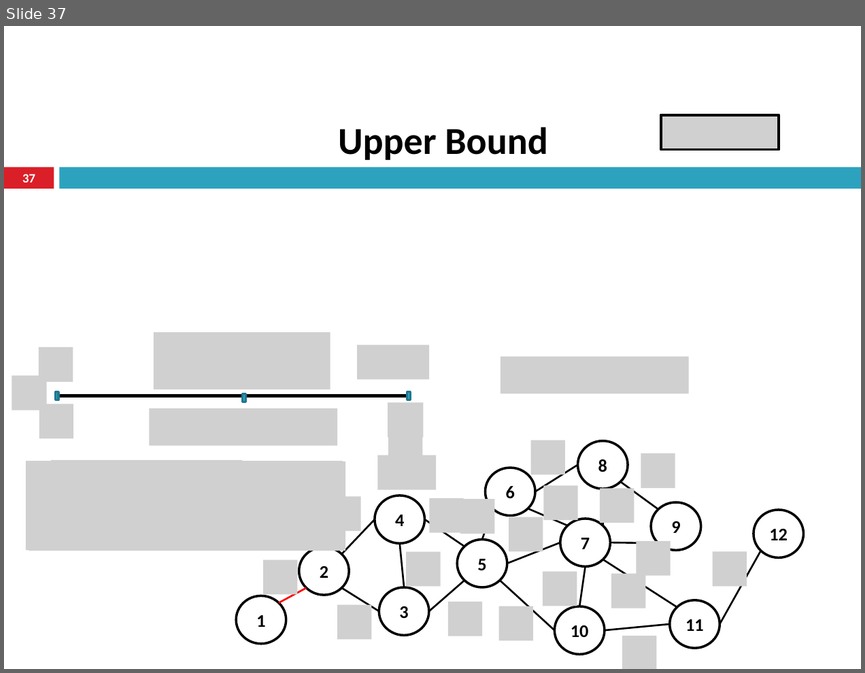
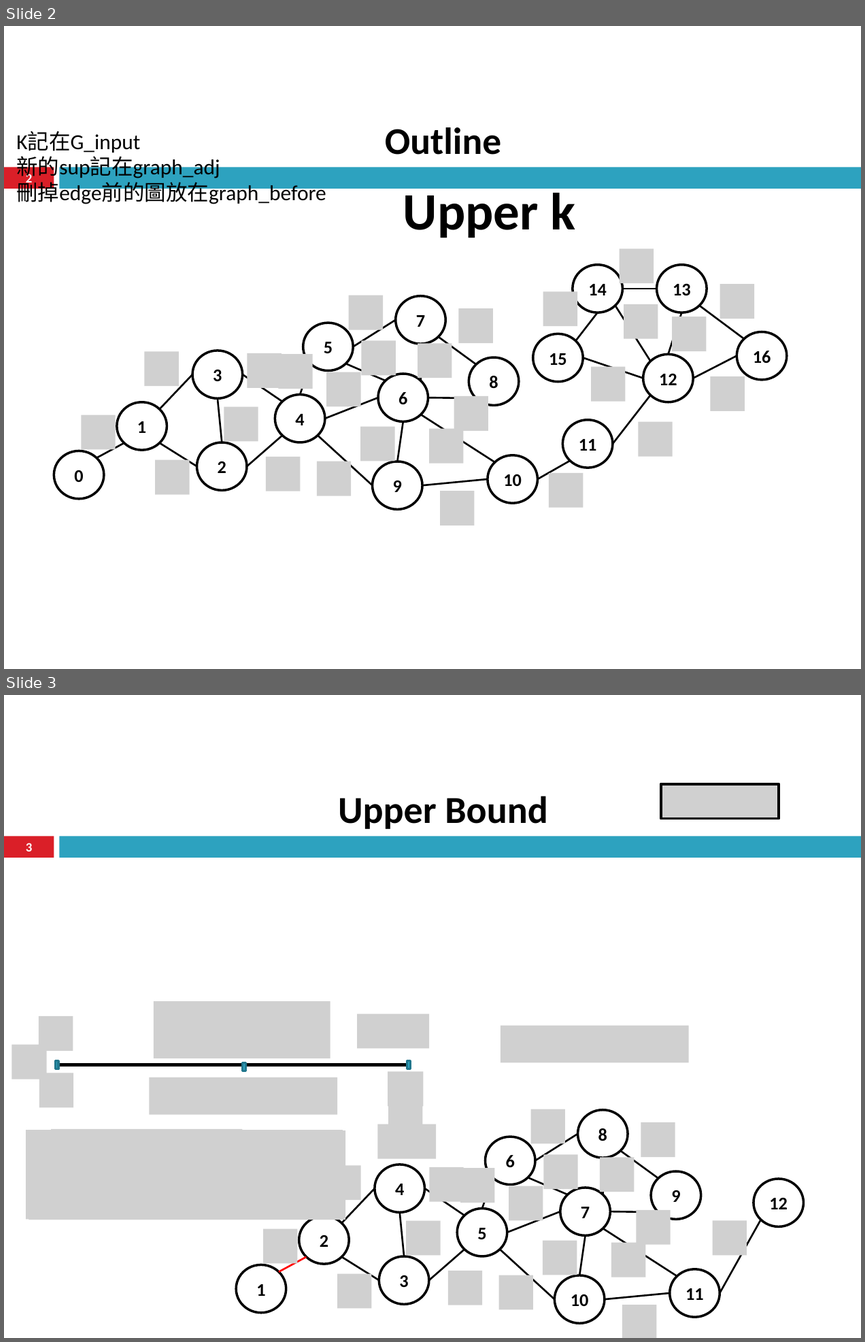
Before and after one commit to xxalenchenxx/algorithm_project, a slide deck: paper/[20240226][陳昱嘉][ppt][Higher-Order_Truss_Decomposition_in_Graphs].pptx. Shown one above the other, each under a label of ours: slide 37 before the commit, slides 2 and 3 after it. The pictures are 865x673 and 865x1342 pixels, drawn with LibreOffice and Linux fonts; fonts in the diff are those of the drawing; grey boxes stand for pictures; background and template pictures are left out. Boxes give left, top, right and bottom in pixels: in the first picture for what was removed or moved away, otherwise in the second. Text is boxed around its words. In the diff, an @@ line names an element or a change of style, - is before the commit and + after.

```diff
--- a/paper/[20240226][陳昱嘉][ppt][Higher-Order_Truss_Decomposition_in_Graphs].pptx
+++ b/paper/[20240226][陳昱嘉][ppt][Higher-Order_Truss_Decomposition_in_Graphs].pptx
@@ slide 2 added at (4, 26, 861, 669), background #FFFFFF; not listed: 2 template elements that a slide beside it also shows @@
@@ title added at (385, 127, 501, 155), 31.7 pt, text #000000, bold @@
+Outline
@@ text added at (16, 131, 326, 206), 18 pt, text #000000 @@
+K記在G_input
+新的sup記在graph_adj
+刪掉edge前的圖放在graph_before
@@ page number added at (26, 172, 33, 186), 10.8 pt, text #FFFFFF, bold @@
+2
@@ text added at (403, 186, 575, 237), 44 pt, text #000000, bold @@
+Upper k
@@ group added at (54, 249, 786, 524): 26 lines, 26 pictures, 17 ellipses @@
+10
+11
+12
+13
+14
+0
+1
+2
+8
+9
+15
+16
+3
+4
+5
+6
+7
@@ what was slide 37 is now slide 3 @@
@@ page number at (26, 843, 33, 851): text changed @@
-37
+3
```
Also in this commit, not shown: 2 slides changed, 2 other slides added, 1 other file.
